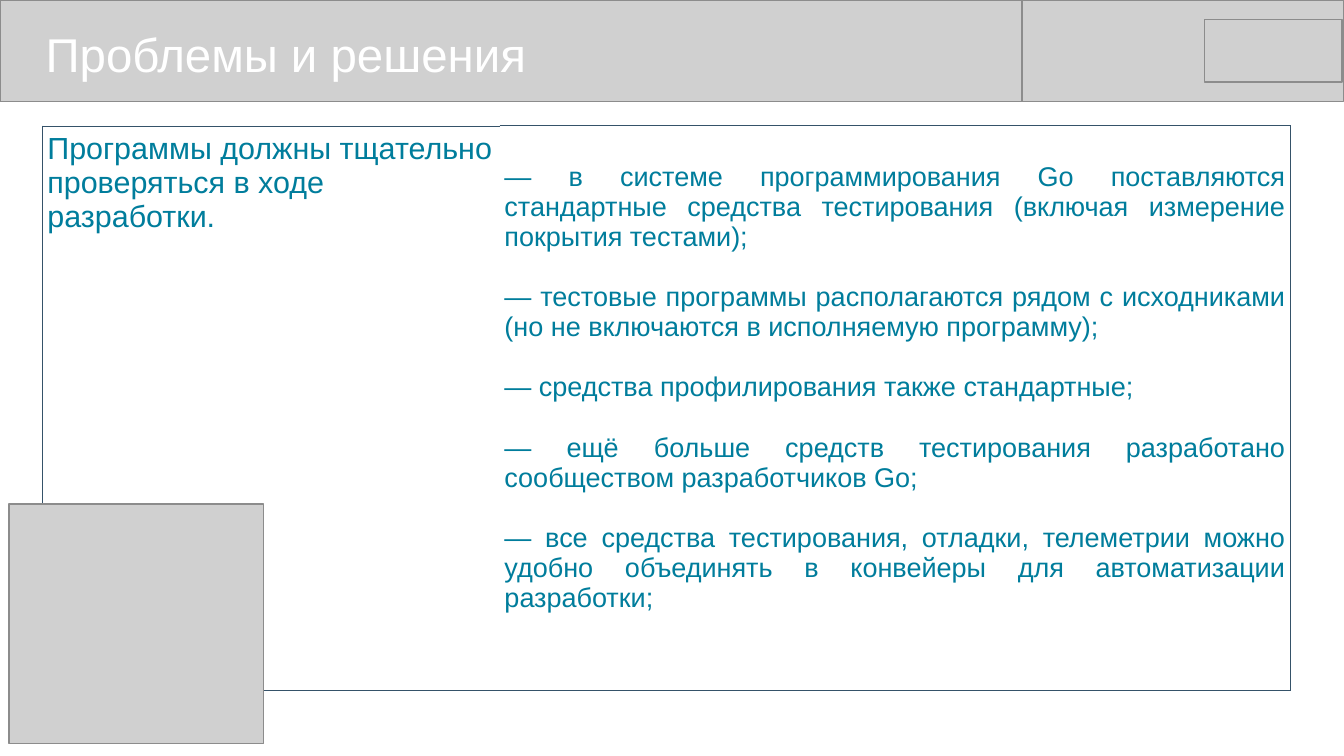
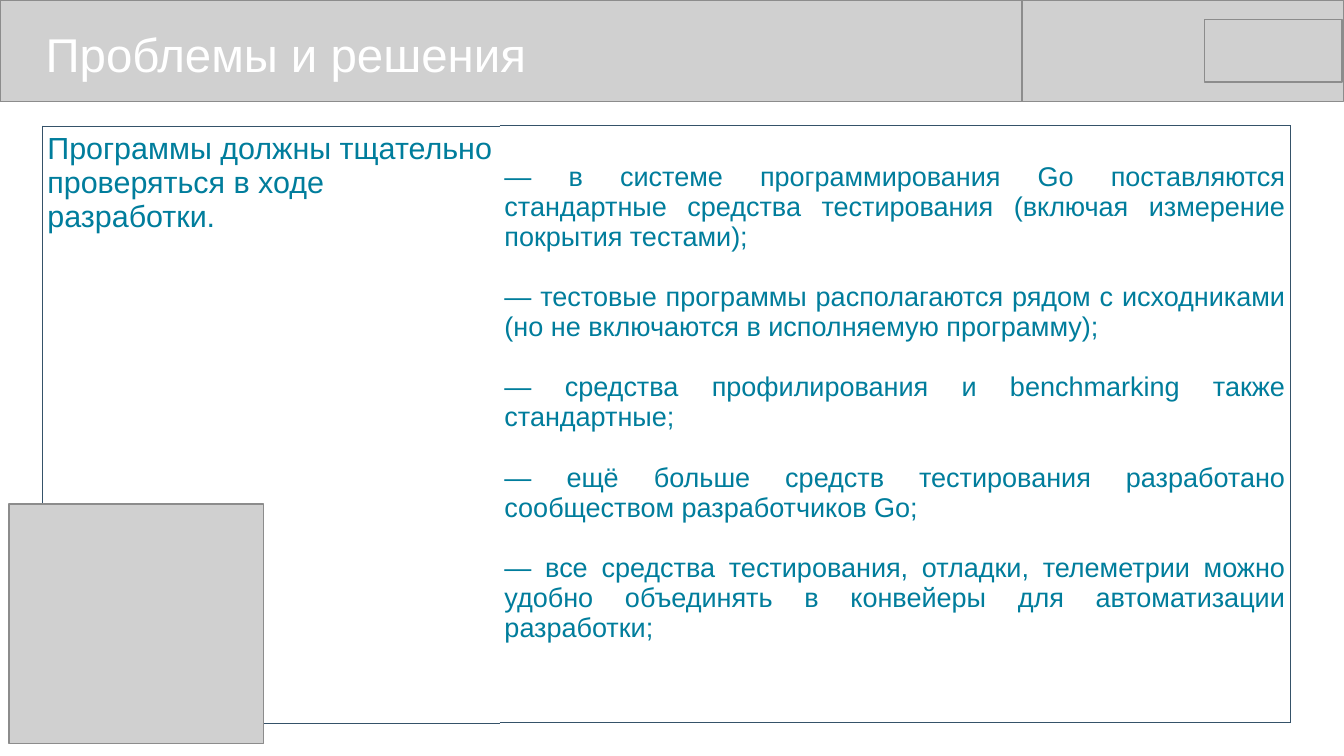
Before and after one commit to mike-shock/Go_language, a slide deck: slide 15 of view/Go_View.odp. Drawn at 1344x756 pixels with LibreOffice and Linux fonts; fonts in the diff are those of the drawing; grey boxes stand for pictures. Boxes give left, top, right and bottom in pixels: in the first picture for what was removed or moved away, otherwise in the second. Text is boxed around its words. In the diff, an @@ line names an element or a change of style, - is before the commit and + after.

```diff
--- a/view/Go_View.odp
+++ b/view/Go_View.odp
@@ table at (43,126,1292,677) @@
-row 1, column 2: — в системе программирования Go поставляются стандартные средства тестирования (включая измерение покрытия тестами); / — тестовые программы располагаются рядом с исходниками (но не включаются в исполняемую программу); / — средства профилирования также стандартные; / — ещё больше средств тестирования разработано сообществом разработчиков Go; / — все средства тестирования, отладки, телеметрии можно удобно объединять в конвейеры для автоматизации разработки;
+row 1, column 2: — в системе программирования Go поставляются стандартные средства тестирования (включая измерение покрытия тестами); / — тестовые программы располагаются рядом с исходниками (но не включаются в исполняемую программу); / — средства профилирования и benchmarking также стандартные; / — ещё больше средств тестирования разработано сообществом разработчиков Go; / — все средства тестирования, отладки, телеметрии можно удобно объединять в конвейеры для автоматизации разработки;
```
Also in this commit, not shown: 1 other file.
